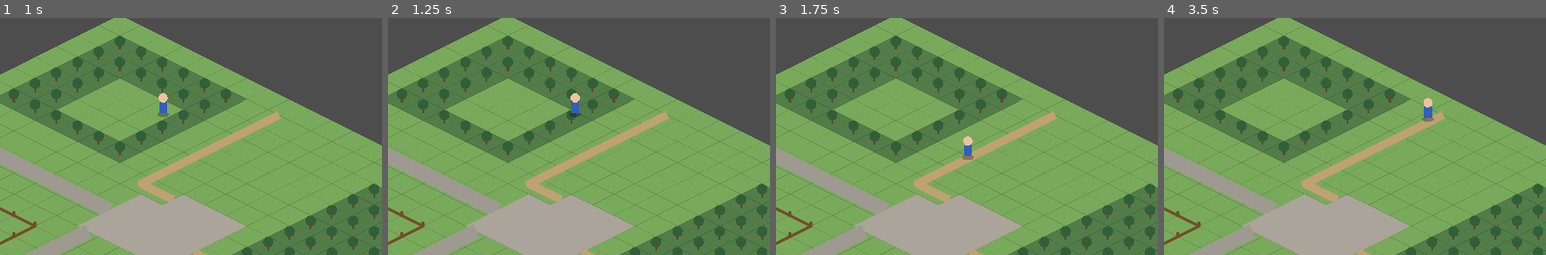
Above: before the commit, frames 1-4 (left to right).
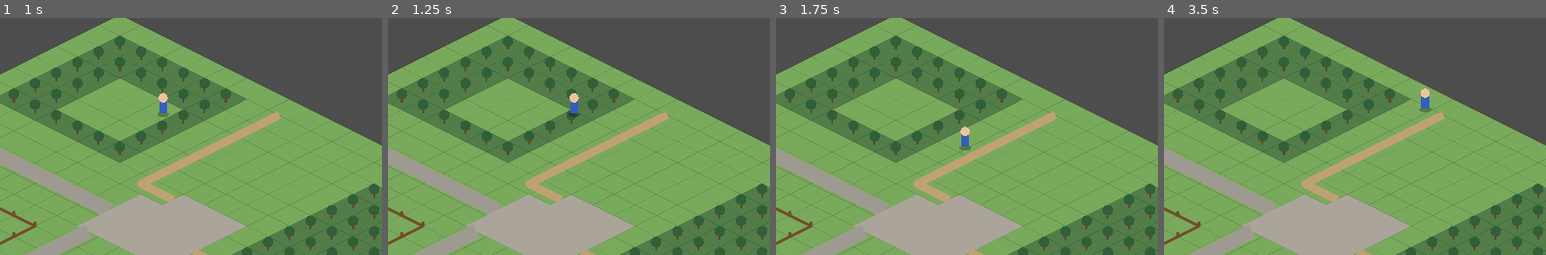
Above: after the commit, the same moments.

Repository: hkolberg/lille-gaardsliv
Game: Godot game, scene res://main.tscn
Two runs of this game, one before a commit and one after it. Both use one fixed random seed, a clock stepped at 60 frames per second and the inputs below.
Inputs (mouse positions are % of the whole screen's width and height, from its top left):
- Up to frame 1 (1 s): tap Enter at 0.5 s; move the mouse to (72, 48) at 0.52 s; hold D (move_right) from 0.53 s (still down); click (72, 48) at 0.67 s
- Up to frame 2 (1.25 s): keep holding D (move_right)
- Up to frame 3 (1.75 s): tap Space at 1.25 s; move the mouse to (30, 59) at 1.27 s; release D (move_right) at 1.28 s; hold S (move_down) from 1.28 s (still down)
- Up to frame 4 (3.5 s): move the mouse to (60, 30) at 2.02 s; release S (move_down) at 2.03 s; hold D (move_right) 2.03-2.78 s; move the mouse to (45, 75) at 2.77 s; hold W (move_up) from 2.78 s (still down); click (45, 75) at 2.92 s
The pictures show only the part of the screen within x 34-84%, y 10-60%; the shares and areas given below are measured in that part.

Frame 1 is identical in both runs. In frame 2, less than 0.1% of the frame differs, in the area x 47-51%, y 31-42%; in frame 3, 0.3%; in frame 4, 0.4%, in the area x 66-71%, y 29-44%.

Commit message:
Apply terrain walking costs to player speed

Diff:
--- a/godot/main.gd
+++ b/godot/main.gd
@@ -140,17 +140,27 @@
 
 func _process(delta: float) -> void:
 	var input := Input.get_vector("move_left", "move_right", "move_up", "move_down")
+	var walk_speed := _walking_speed_at(player_grid)
 	if input.length() > 0.0:
 		has_target = false
 		# Screen-direction movement feels natural in an isometric view.
-		_try_move_screen(input.normalized() * WALK_SPEED * delta)
+		_try_move_screen(input.normalized() * walk_speed * delta)
 	elif has_target:
 		var d := player_screen.direction_to(target_screen)
 		if player_screen.distance_to(target_screen) > 5.0:
-			_try_move_screen(d * WALK_SPEED * delta)
+			_try_move_screen(d * walk_speed * delta)
 		else:
 			has_target = false
 	queue_redraw()
+
+func _walking_speed_at(pos: Vector2) -> float:
+	var x := clampi(int(floor(pos.x)), 0, GRID_W - 1)
+	var y := clampi(int(floor(pos.y)), 0, GRID_H - 1)
+	var walking: Dictionary = tiles[y][x].movement.walking
+	if not walking.traversable:
+		return 0.0
+	var cost := float(walking.get("cost", 1.0))
+	return WALK_SPEED / maxf(cost, 0.01)
 
 func _unhandled_input(event: InputEvent) -> void:
 	if event is InputEventMouseButton and event.button_index == MOUSE_BUTTON_LEFT and event.pressed:
